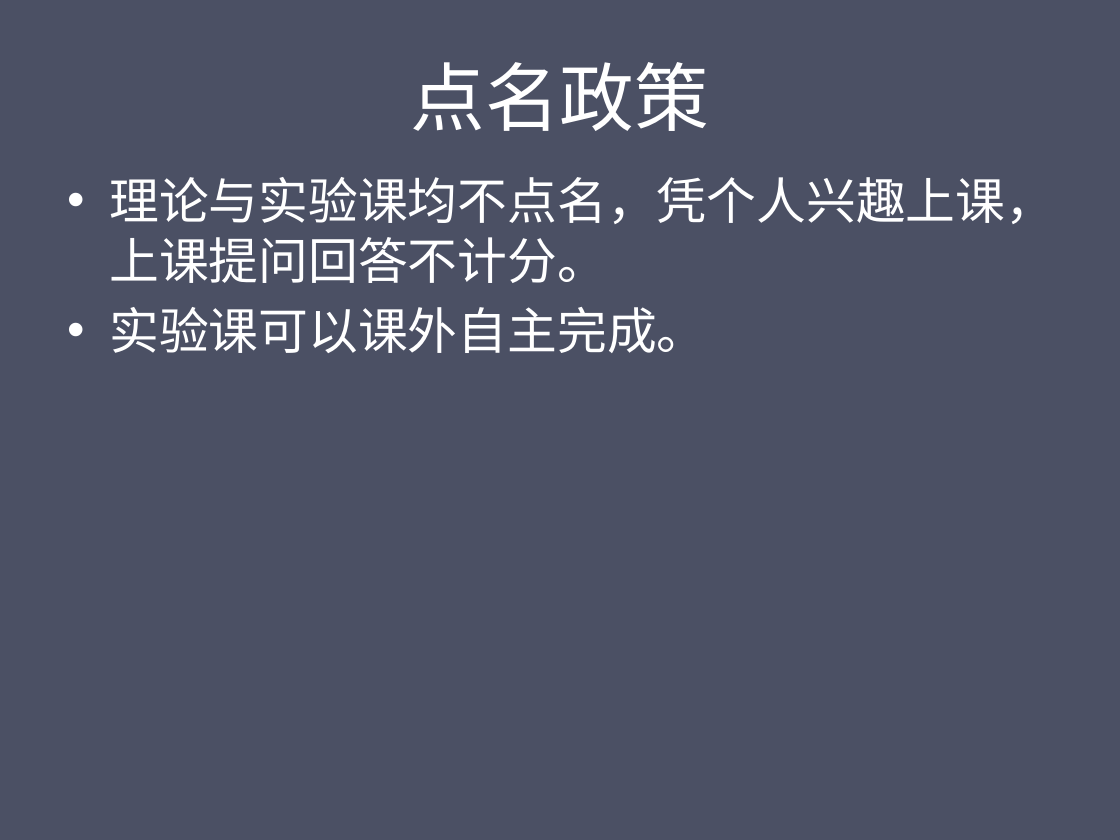
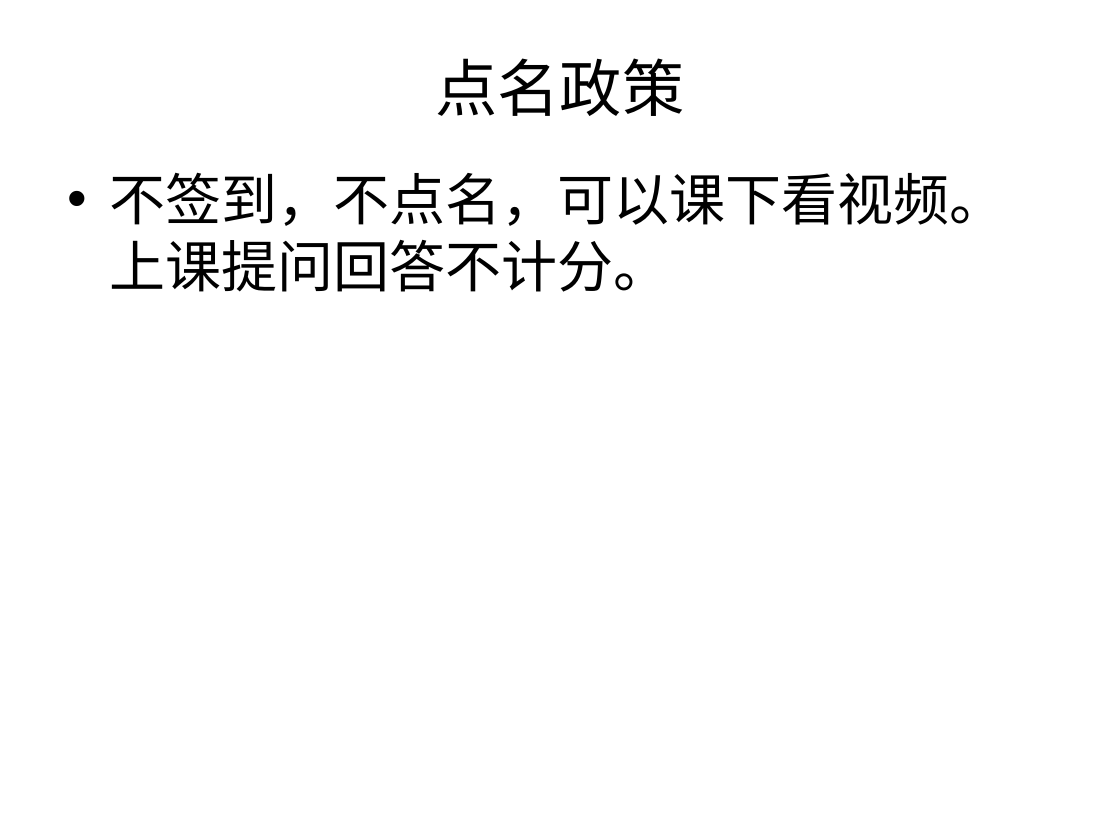
Before and after one commit to gulaoshi/gu.github.io, a slide deck: slide 7 of InfoSec/PPTs/CH00-Introduction.pptx. Drawn at 1120x840 pixels with LibreOffice and Linux fonts; fonts in the diff are those of the drawing. Boxes give left, top, right and bottom in pixels: in the first picture for what was removed or moved away, otherwise in the second. Text is boxed around its words. In the diff, an @@ line names an element or a change of style, - is before the commit and + after.

```diff
--- a/InfoSec/PPTs/CH00-Introduction.pptx
+++ b/InfoSec/PPTs/CH00-Introduction.pptx
@@ background #4B5064 to #FFFFFF @@
@@ title "点名政策": place and size @@
-title "点名政策" at [411,62,710,131]
+title "点名政策" at [436,58,685,116]
@@ title "点名政策" at [436,58,685,116]: size 48 to 40 pt, font Vollkorn to Arial, text colour #FFFFFF to #000000; line spacing 58pt to 1; vertical alignment bottom to middle @@
@@ text at [109,172,1005,292]: text changed; size 32 to 36 pt; font League Spartan to Arial; text colour #FFFFFF to #000000 @@
-• 理论与实验课均不点名，凭个人兴趣上课，上课提问回答不计分。
-• 实验课可以课外自主完成。
+• 不签到，不点名，可以课下看视频。上课提问回答不计分。
```
Also in this commit, not shown: 3 other slides changed, 3 slides added, 3 slides removed, 7 other files.
